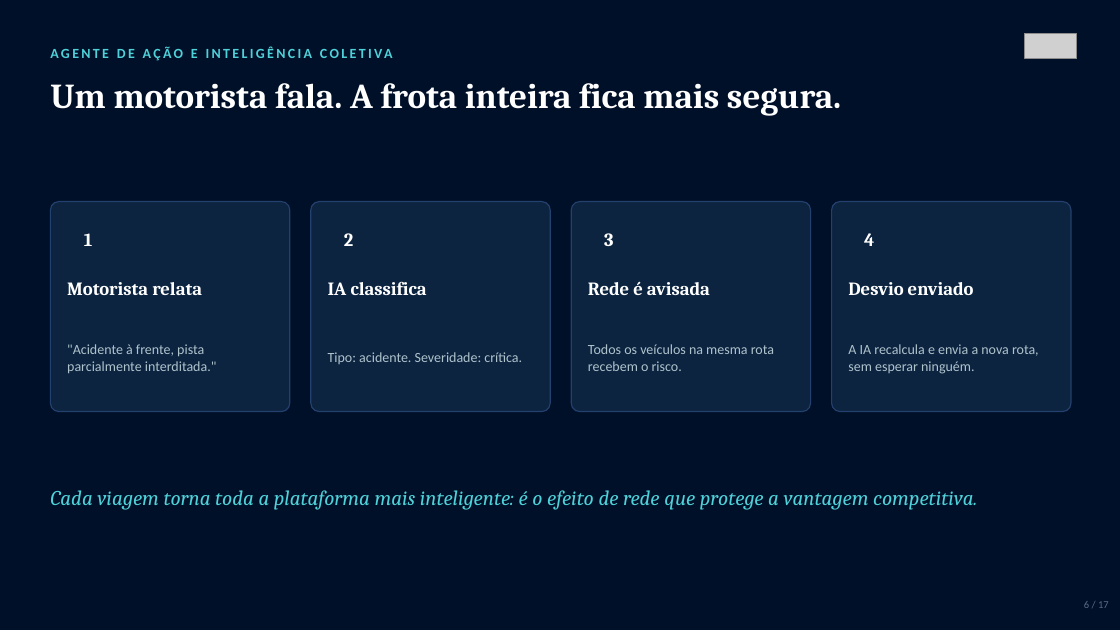
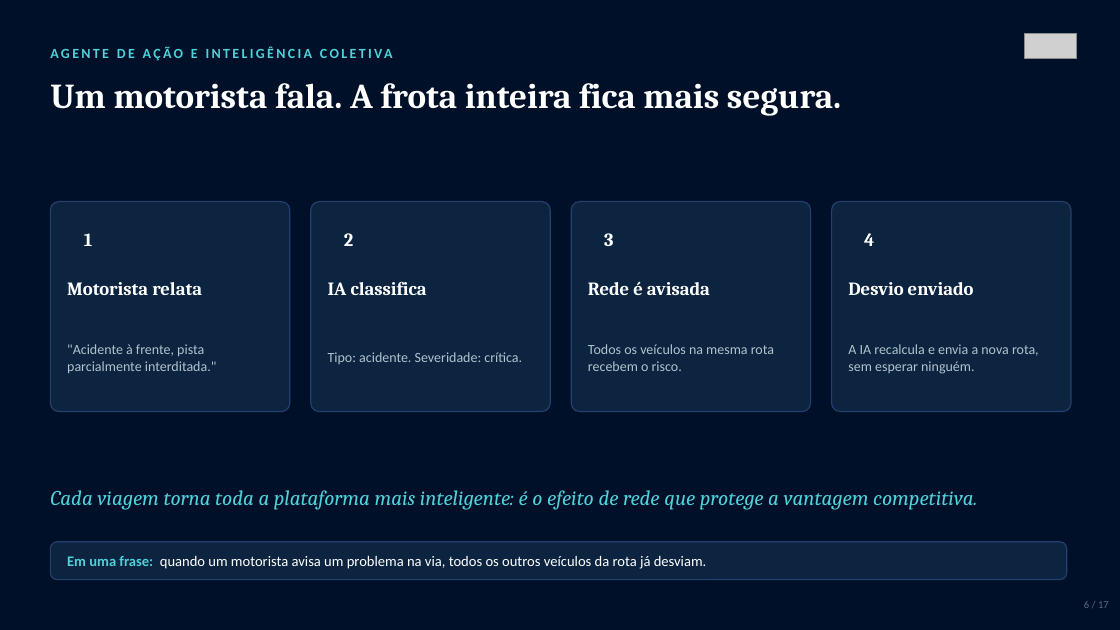
Before and after one commit to phdandrade-pixel/fleetmind-ai, a slide deck: slide 6 of pitch/FleetMind_AI_Apresentacao_Executiva.pptx. Drawn at 1120x630 pixels with LibreOffice and Linux fonts; fonts in the diff are those of the drawing; grey boxes stand for pictures. Boxes give left, top, right and bottom in pixels: in the first picture for what was removed or moved away, otherwise in the second. Text is boxed around its words. In the diff, an @@ line names an element or a change of style, - is before the commit and + after.

```diff
--- a/pitch/FleetMind_AI_Apresentacao_Executiva.pptx
+++ b/pitch/FleetMind_AI_Apresentacao_Executiva.pptx
@@ rounded rectangle added at [50, 542, 1067, 580], fill #0C2440, outline #24406E 1 pt @@
@@ text added at [67, 556, 707, 569], 12.5 pt, text #FFFFFF @@
+Em uma frase: quando um motorista avisa um problema na via, todos os outros veículos da rota já desviam.
```
Also in this commit, not shown: 14 other slides changed, 1 other file.
